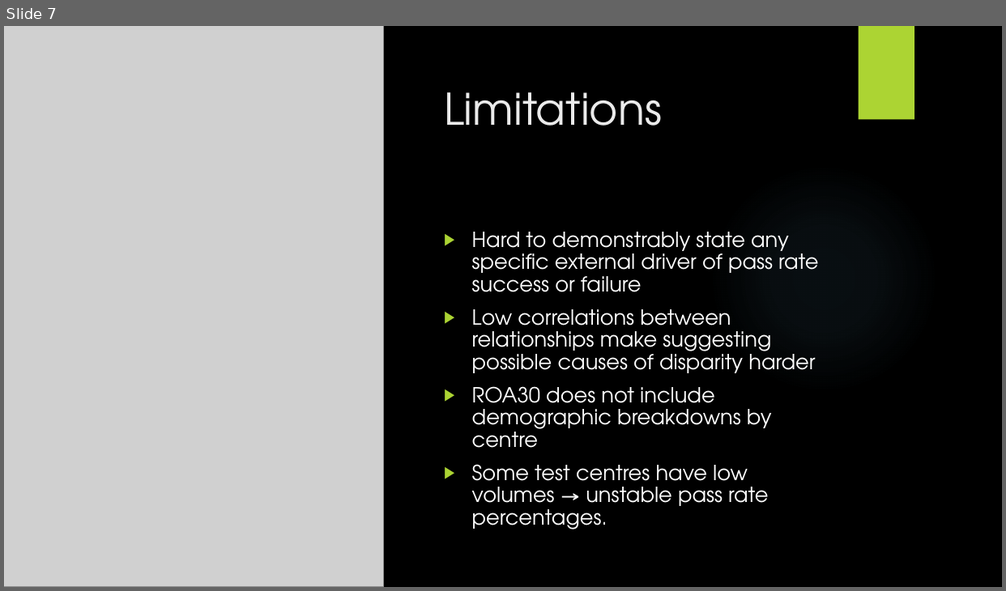
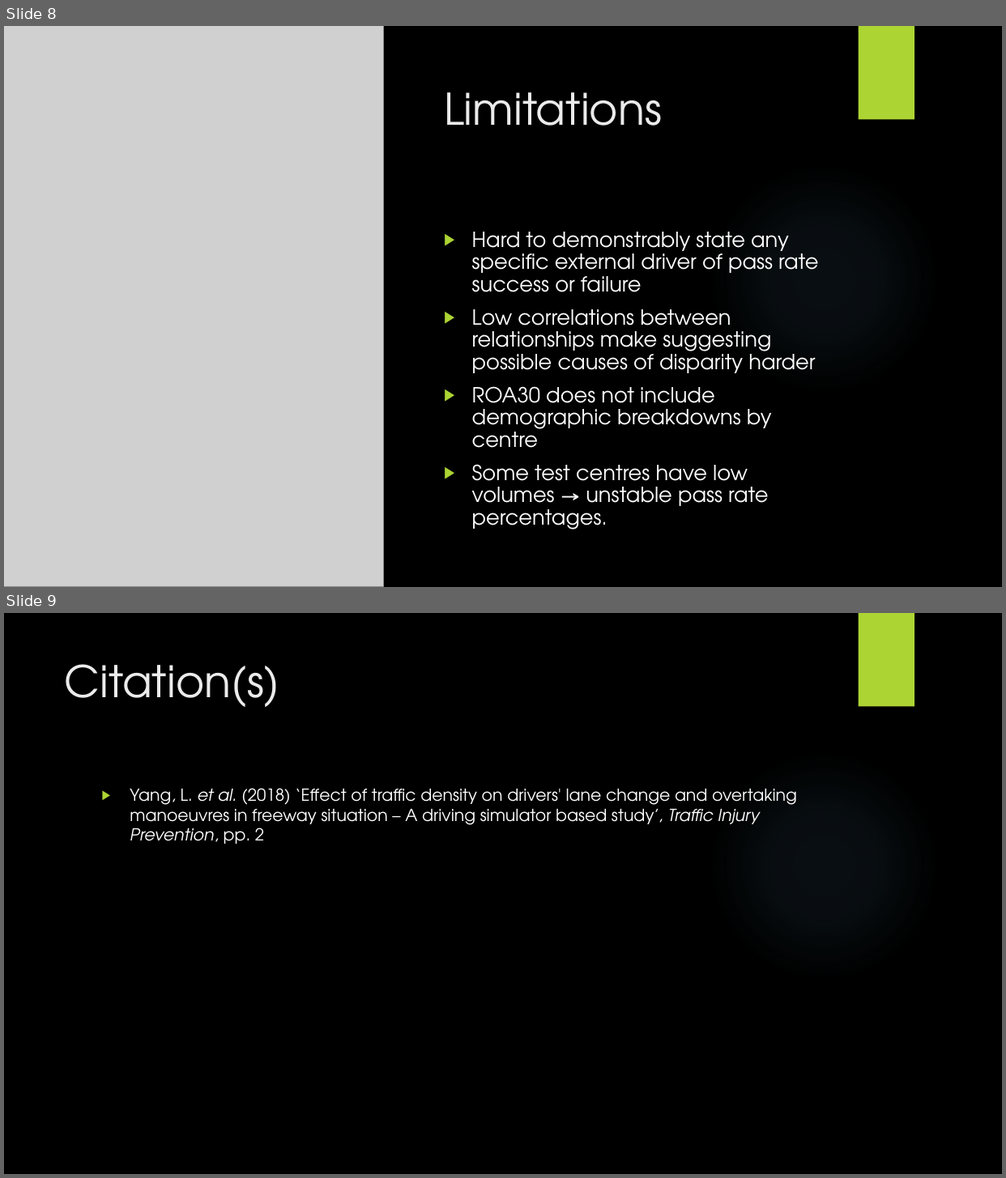
Before and after one commit to toney200/Data-Analytics-Visualization-Project, a slide deck: Group Presentation .pptx. Shown one above the other, each under a label of ours: slide 7 before the commit, slides 8 and 9 after it. The pictures are 1006x591 and 1006x1178 pixels, drawn with LibreOffice and Linux fonts; fonts in the diff are those of the drawing; grey boxes stand for pictures; background and template pictures are left out. Boxes give left, top, right and bottom in pixels: in the first picture for what was removed or moved away, otherwise in the second. Text is boxed around its words. In the diff, an @@ line names an element or a change of style, - is before the commit and + after.

```diff
--- a/Group Presentation .pptx
+++ b/Group Presentation .pptx
@@ slide 9 added at (4,613,1002,1174), background picture (left out); not listed: 2 template elements that a slide beside it also shows @@
@@ title added at (65,664,280,707), 42 pt, text #EBEBEB @@
+Citation(s)
@@ text added at (130,788,797,844), 16 pt, text #FFFFFF @@
+▶ Yang, L. et al. (2018) ‘Effect of traffic density on drivers' lane change and overtaking manoeuvres in freeway situation – A driving simulator based study’, Traffic Injury Prevention, pp. 2
@@ what was slide 7 is now slide 8 @@
```
Also in this commit, not shown: 1 slide changed, 1 other slide added.
